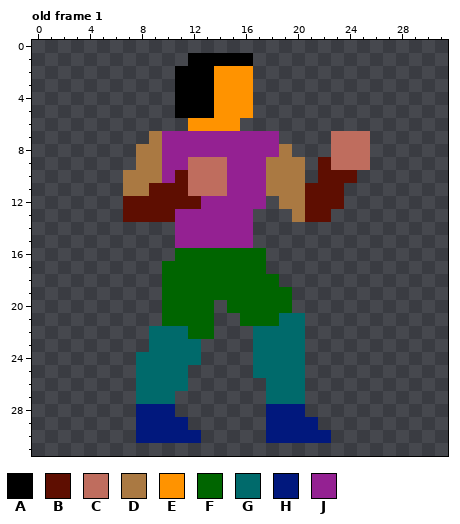
Animated GIF sprite: resources/animations/man.png. Above: the version before the commit.
The file is 32x32 pixels, 2 frames. Shown: old frame 1. The commit also changed other frames, which this record leaves out.
Palette (. is transparent): A #000000  B #5e0e01  C #bf6d5e  D #aa7942  E #ff9300  F #006500  G #006a6b  H #01187d  J #942192
Pixels before, old frame 1, first column x 7:
 1 .....AAAAA.........
 2 ....AAAEEE.........
 3 ....AAAEEE.........
 4 ....AAAEEE.........
 5 ....AAAEEE.........
 6 .....EEEE..........
 7 ..DJJJJJJJJJ....CCC
 8 .DDJJJJJJJJJD...CCC
 9 .DDJJCCCJJJDDD.BCCC
10 DDDJBCCCJJJDDD.BBB.
11 DDBBBCCCJJJDDDBBB..
12 BBBBBBJJJJJ.DDBBB..
13 BBBBJJJJJJ...DBB...
14 ....JJJJJJ.........
15 ....JJJJJJ.........
16 ....FFFFFFF........
17 ...FFFFFFFF........
18 ...FFFFFFFFF.......
19 ...FFFFFFFFFF......
20 ...FFFF.FFFFF......
21 ...FFFF..FFFGG.....
22 ..GGGFF...GGGG.....
23 ..GGGG....GGGG.....
24 .GGGGG....GGGG.....
25 .GGGG.....GGGG.....
26 .GGGG......GGG.....
27 .GGG.......GGG.....
28 .HHH.......HHH.....
29 .HHHH......HHHH....
30 .HHHHH.....HHHHH...
Now the later version:
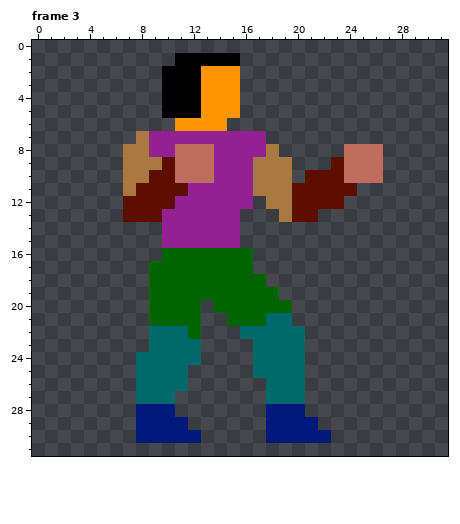
A new or re-ordered frame is compared with the old frame closest to it.
The exact change:
frames 2 -> 13
Frame 3 is new; against old frame 1:
Colour A now appears in row 1 at x 11; in rows 2 to 5 at x 10.
Colour B now appears in row 10 at x 21; in row 11 at x 24.
The author changed colour C to colour B in row 9 at x 23.
The author changed colour D to colour B in row 10 at x 9; in row 11 at x 8 and 20; in rows 12 to 13 at x 20.
The author changed colour J to colour B in rows 9 to 10 at x 10.
Colour C now appears in rows 8 to 9 at x 26; in row 10 at x 25 to 26.
The author changed colour B to colour C in row 10 at x 11 and 24.
The author changed colour J to colour C in row 8 at x 11 to 13; in row 9 at x 11.
Colour D now appears in row 7 at x 8; in rows 8 to 9 at x 7; in row 12 at x 18; in row 13 at x 19.
The author changed colour J to colour D in row 8 at x 18; in rows 9 to 11 at x 17.
Colour E now appears in row 6 at x 11.
The author changed colour A to colour E in rows 2 to 5 at x 13.
Colour F now appears in row 16 at x 10; in rows 17 to 19 at x 9; in row 20 at x 9 and 14; in row 21 at x 9 and 15.
Colour G now appears in row 22 at x 16.
The author changed colour F to colour G in row 21 at x 18.
Colour J now appears in rows 14 to 15 at x 10.
The author changed colour B to colour J in row 12 at x 11 to 12; in row 13 at x 10.
The author changed colour C to colour J in rows 9 to 10 at x 14; in row 11 at x 12 to 14.
The author changed colour D to colour J in rows 7 to 8 at x 9.
The author cleared colour A in row 1 at x 16.
The author cleared colour B in row 9 at x 22; in row 13 at x 22.
The author cleared colour C in row 7 at x 23 to 25; in row 8 at x 23.
The author cleared colour D in row 8 at x 19; in rows 9 to 10 at x 20.
The author cleared colour E in rows 2 to 5 at x 16; in row 6 at x 15.
The author cleared colour F in rows 16 to 17 at x 17; in row 18 at x 18; in row 19 at x 19; in rows 20 to 22 at x 13.
The author cleared colour G in row 21 at x 20.
The author cleared colour J in row 7 at x 18; in row 12 at x 17; in rows 13 to 15 at x 16.
Changed places in both pictures, as pixel boxes (x1, y1, x2, y2):
changed: (123, 53, 383, 339)
